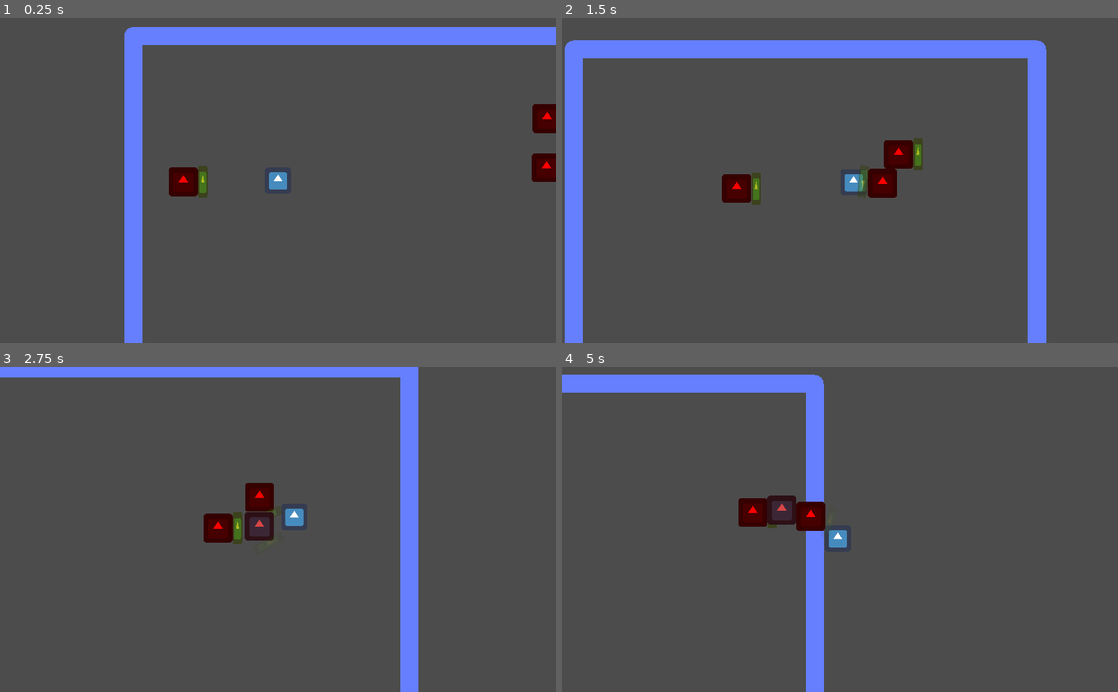
Above: before the commit, frames 1-4 (two rows, left to right).
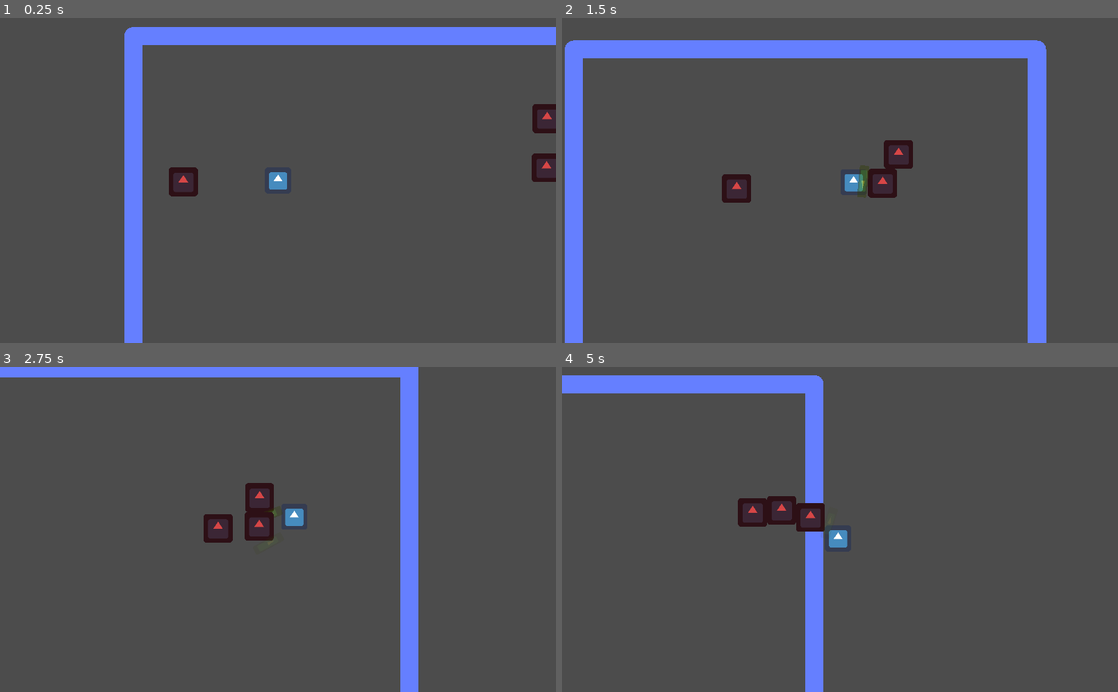
Above: after the commit, the same moments.

Repository: ectucker1/ksufalljam2020
Game: Godot game, scene res://Arena/Arena.tscn
Same seed, same stepped clock (60 frames per second), same inputs: the game is played once before the commit and once after it. The engine's default icon, where the game draws it, is replaced by a stand-in: a white triangle on a blue panel in a dark square.
Inputs (mouse positions are in pixels of both pictures, inside the frame that each line leads up to):
- Up to frame 1 (0.25 s): no input
- Up to frame 2 (1.5 s): move the mouse to (962, 164) at 0.52 s; press the mouse at (962, 164) at 0.53 s; hold D (move_right) 0.53-1.28 s; move the mouse to (728, 196) at 1.27 s; release the mouse at (728, 196) at 1.28 s; hold S (move_down) from 1.28 s (still down); right-click (728, 196) at 1.35 s
- Up to frame 3 (2.75 s): move the mouse to (333, 458) at 2.02 s; release S (move_down) at 2.03 s; press the mouse at (333, 458) at 2.03 s; hold D (move_right) from 2.03 s (still down)
- Up to frame 4 (5 s): move the mouse to (812, 594) at 2.77 s; release D (move_right) at 2.78 s; release the mouse at (812, 594) at 2.78 s; hold W (move_up) 2.78-3.53 s; right-click (812, 594) at 2.85 s; move the mouse to (1006, 578) at 3.52 s; press the mouse at (1006, 578) at 3.53 s; hold A (move_left) from 3.53 s (still down); move the mouse to (673, 480) at 4.27 s; release the mouse at (673, 480) at 4.28 s; right-click (673, 480) at 4.35 s

The runs differ from the first frame. In frame 1, 0.8% of the frame differs, in the area x 31-100%, y 28-56%; in frame 2, 1.0%, in the area x 29-65%, y 36-58%; in frame 3, 0.6%; in frame 4, 0.9%.

Commit message:
Add knockback_velocity

Diff:
--- a/Enemy/Enemy.gd
+++ b/Enemy/Enemy.gd
@@ -6,6 +6,9 @@
 
 var type = Type.NONE
 var speed := 50
+
+var knockback_velocity := Vector2()
+var knockback_damp := 60
 
 var melee_distance := 25
 var melee_attack := 10
@@ -26,8 +29,16 @@
 
 
 func _physics_process(delta):
-	player = get_tree().get_nodes_in_group("players")[0]
-	follow_player(delta)
+	if knockback_velocity != Vector2.ZERO:
+		move_and_slide(knockback_velocity)
+		knockback_velocity = knockback_velocity.clamped(
+				knockback_velocity.length() - knockback_damp * delta)
+		if knockback_velocity.length() < 5:
+			knockback_velocity = Vector2.ZERO
+
+	else:
+		player = get_tree().get_nodes_in_group("players")[0]
+		follow_player(delta)
 
 
 func follow_player(delta):
--- a/Enemy/Enemy.tscn
+++ b/Enemy/Enemy.tscn
@@ -85,7 +85,7 @@
 script = ExtResource( 2 )
 
 [node name="Sprite" type="Sprite" parent="."]
-self_modulate = Color( 1, 0, 0, 1 )
+self_modulate = Color( 0.843137, 0.278431, 0.278431, 1 )
 scale = Vector2( 0.166667, 0.166667 )
 texture = ExtResource( 1 )
 
@@ -95,7 +95,7 @@
 [node name="MeleeArea" type="Area2D" parent="."]
 
 [node name="Sprite" type="Sprite" parent="MeleeArea"]
-self_modulate = Color( 0.921569, 1, 0, 0.615686 )
+self_modulate = Color( 0.921569, 1, 0, 0 )
 position = Vector2( 10.7852, -0.00103092 )
 scale = Vector2( 0.0544043, 0.183982 )
 texture = ExtResource( 1 )
@@ -103,6 +103,7 @@
 [node name="CollisionShape2D" type="CollisionShape2D" parent="MeleeArea"]
 position = Vector2( 10.7772, 0 )
 shape = SubResource( 2 )
+disabled = true
 
 [node name="Anim" type="AnimationPlayer" parent="MeleeArea"]
 anims/attack = SubResource( 3 )
